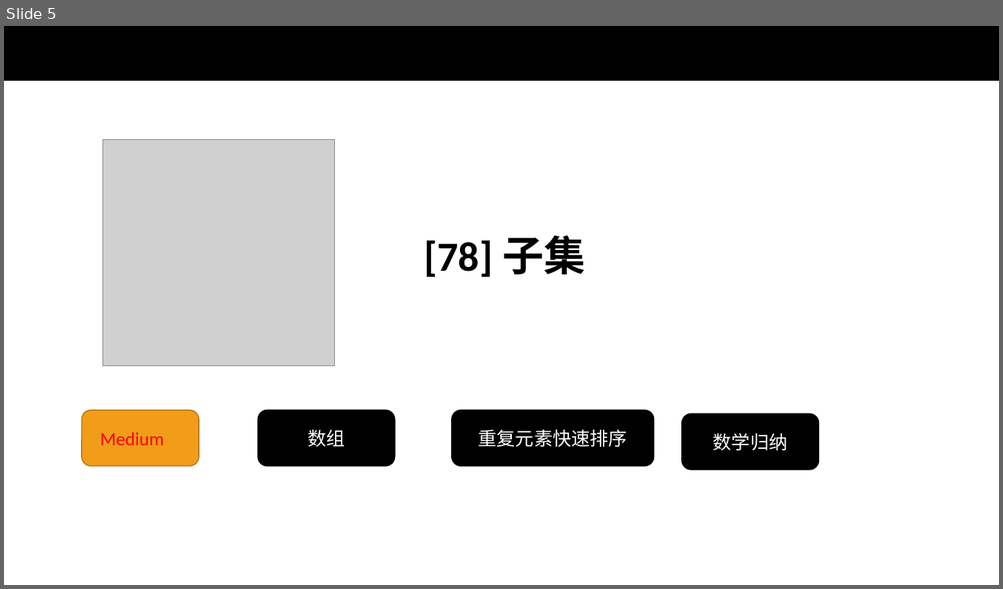
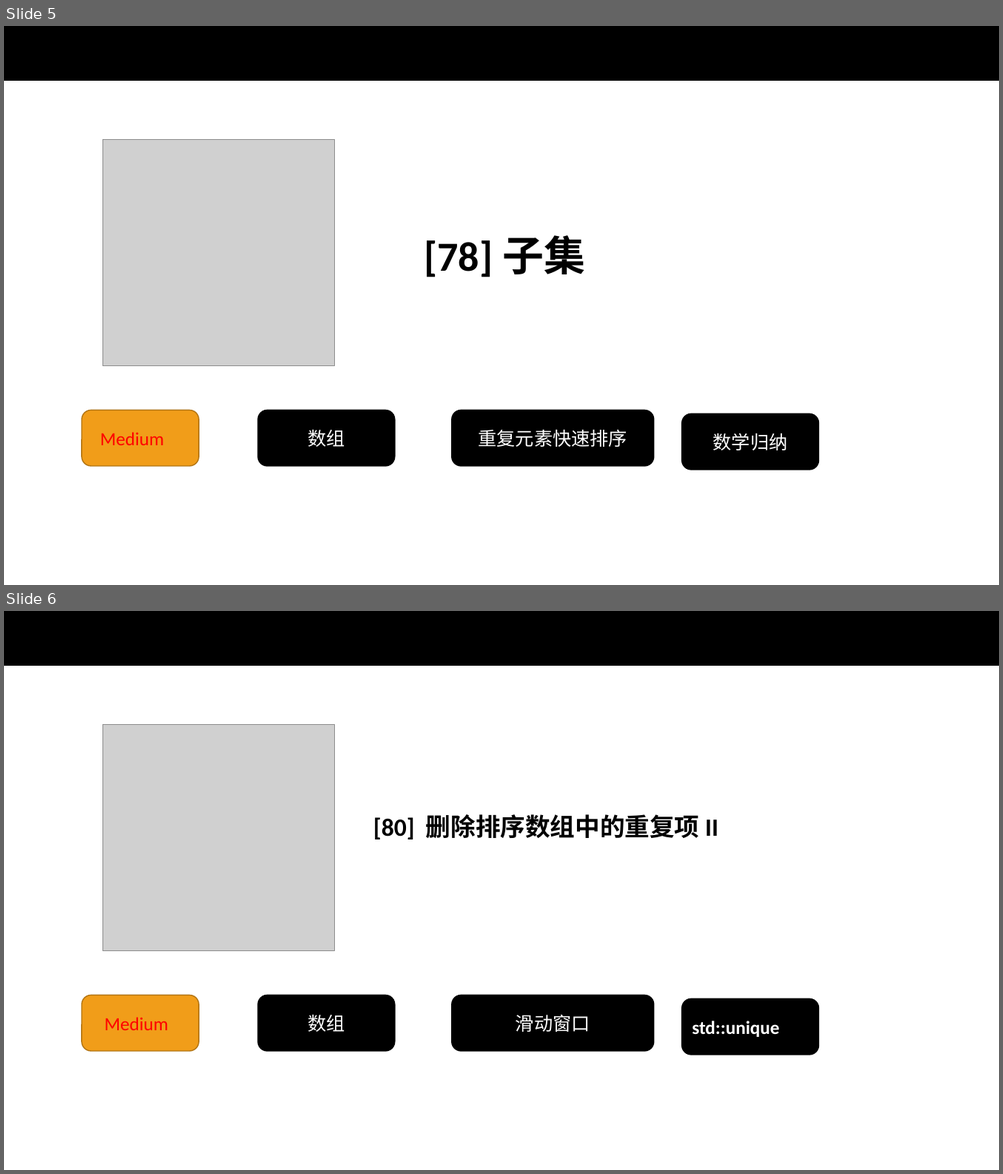
Before and after one commit to wangcy6/leetcode, a slide deck: leetcode.pptx. Shown one above the other, each under a label of ours: slide 5 before the commit, slides 5 and 6 after it. The pictures are 1003x589 and 1003x1174 pixels, drawn with LibreOffice and Linux fonts; fonts in the diff are those of the drawing; grey boxes stand for pictures; background and template pictures are left out. Boxes give left, top, right and bottom in pixels: in the first picture for what was removed or moved away, otherwise in the second. Text is boxed around its words. In the diff, an @@ line names an element or a change of style, - is before the commit and + after.

```diff
--- a/leetcode.pptx
+++ b/leetcode.pptx
@@ slide 6 added at (4, 611, 999, 1170), background #FFFFFF; not listed: 1 template element that a slide beside it also shows @@
@@ picture added at (102, 724, 334, 951) @@
@@ text added at (373, 815, 718, 840), 24 pt, text #000000, bold @@
+[80] 删除排序数组中的重复项 II
@@ rounded rectangle added at (82, 995, 199, 1051), fill #F19D19, outline #B27412 1 pt, 18 pt, text #FF0000 @@
+Medium
@@ rounded rectangle added at (258, 995, 394, 1051), fill #000000, outline #000000 1 pt, 18 pt, text #FFFFFF @@
+数组
@@ rounded rectangle added at (452, 995, 654, 1051), fill #000000, outline #000000 1 pt, 18 pt, text #FFFFFF @@
+滑动窗口
@@ rounded rectangle added at (681, 999, 818, 1055), fill #000000, outline #000000 1 pt, 18 pt, text #FFFFFF, bold @@
+std::unique
```
Also in this commit, not shown: 2 other slides added, 1 slide removed, 5 other files.
